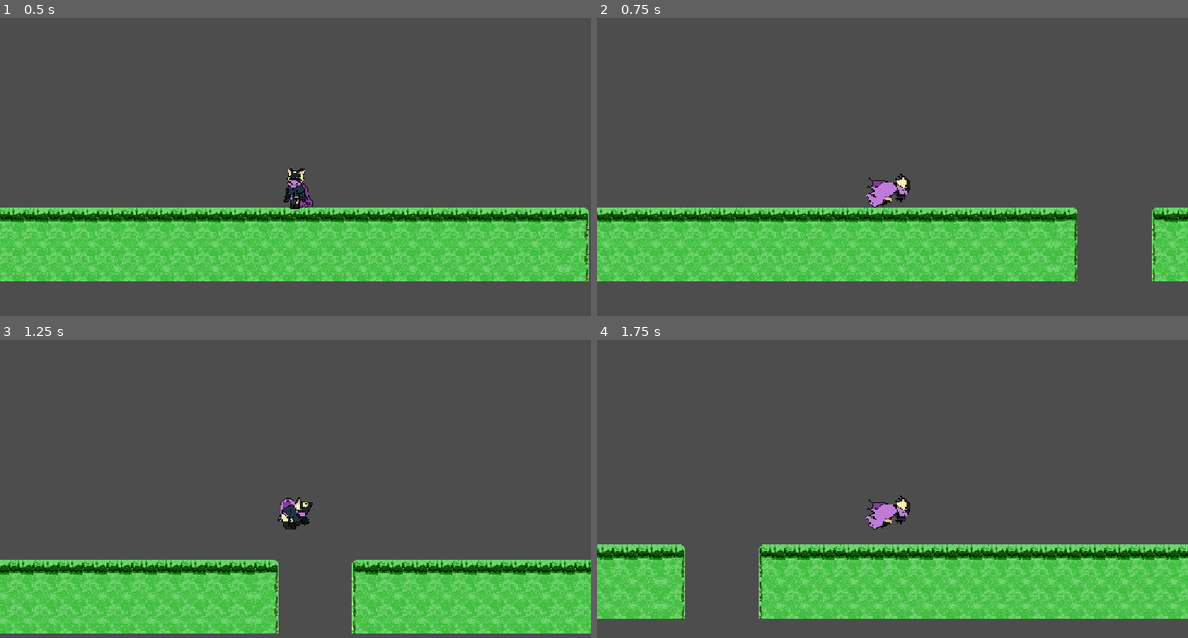
Above: before the commit, frames 1-4 (two rows, left to right).
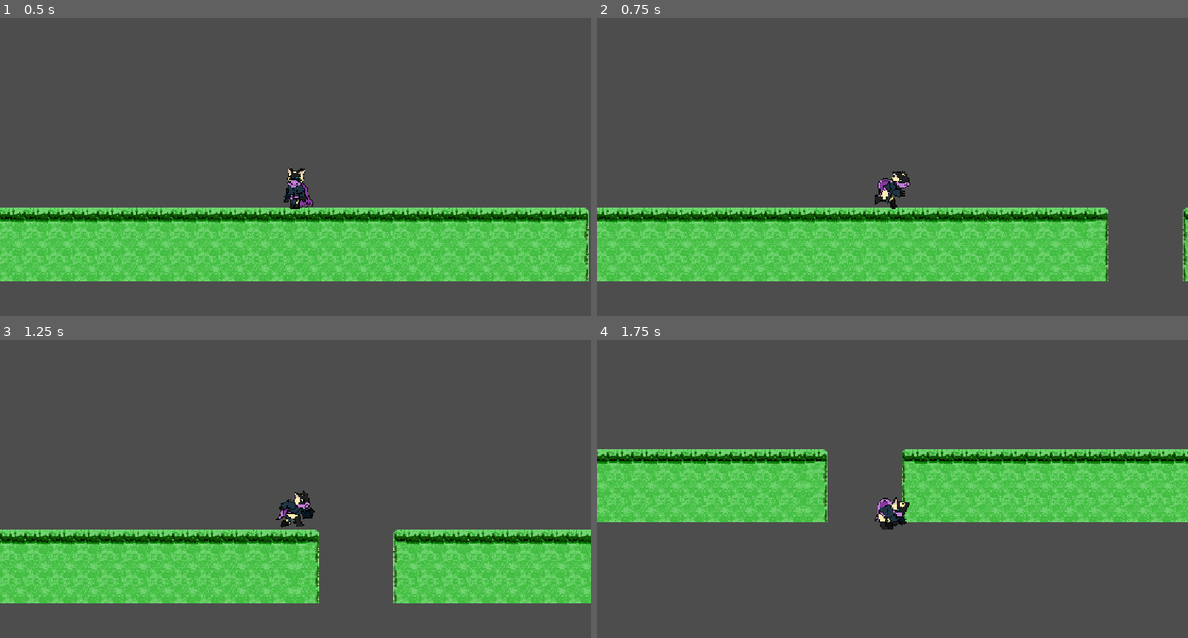
Above: after the commit, the same moments.

Repository: Se-fue/theiki-katara
Game: Godot game, scene res://prueba.tscn
The game is run twice, just before and just after one commit, with the same random seed, the same clock (stepped at 60 frames per second) and the same inputs. This scene is started directly instead of the project's main scene.
Inputs:
- Up to frame 1 (0.5 s): no input
- Up to frame 2 (0.75 s): hold D (Right) from 0.53 s (still down); hold Shift (Sprint) from 0.53 s (still down)
- Up to frame 3 (1.25 s): keep holding D (Right); keep holding Shift (Sprint); tap W (Jump) at 0.77, 0.8, 1.07 s
- Up to frame 4 (1.75 s): keep holding D (Right); release Shift (Sprint) at 1.28 s; tap W (Jump) at 1.35, 1.52 s; tap Shift (Sprint) at 1.55 s

Frame 1 is identical in both runs. In frame 2, 11% of the frame differs, in the area x 0-100%, y 51-89%; in frame 3, 26%; in frame 4, 44%, in the area x 0-100%, y 36-94%.

Commit message:
DASH TERMINADOOOOO

Diff:
--- a/Characters/J1/player.tscn
+++ b/Characters/J1/player.tscn
@@ -294,7 +294,7 @@
 }],
 "loop": true,
 "name": &"Run",
-"speed": 5.0
+"speed": 16.0
 }, {
 "frames": [{
 "duration": 1.0,
@@ -323,7 +323,7 @@
 }],
 "loop": true,
 "name": &"Walk",
-"speed": 5.0
+"speed": 9.0
 }]
 
 [node name="Player" type="CharacterBody2D" unique_id=1912176587]
@@ -337,7 +337,7 @@
 [node name="AnimatedSprite2D" type="AnimatedSprite2D" parent="." unique_id=83834864]
 texture_filter = 1
 sprite_frames = SubResource("SpriteFrames_gxio1")
-animation = &"Jump"
+animation = &"Walk"
 
 [node name="Camera2D" type="Camera2D" parent="." unique_id=367666204]
 zoom = Vector2(1.5, 1.5)
--- a/Characters/J1/players.gd
+++ b/Characters/J1/players.gd
@@ -11,7 +11,7 @@
 #FUERZA DEL DASH
 @onready var Dash_speed : float = 700
 #COOLDOWN DEL DASH
-@onready var Dash_CD : float = 0.125
+@onready var Dash_CD : float = 1700
 #GRAVEDAD
 @onready var Gravity : float = 0.02
 #DURACION DEL DASH
@@ -25,6 +25,8 @@
 var is_dashing : bool = false
 # Bandera para saber si el dash está en cooldown
 var can_dash : bool = true
+#VARIABLE QUE DETECTA CUANDO FUE EL ULTIMO MOMENTO QUE SE USO EL DASH
+var last_dash = Time.get_ticks_msec()
 
 # ESTADOS DEL PERSONAJE
 enum mov_states {
@@ -132,6 +134,12 @@
 	#SIN ESTO, SI EL NODO Timer NO TIENE "One Shot" ACTIVADO EN EL INSPECTOR, SE REPITE SOLO EN BUCLE
 	#Y dashing() NUNCA VUELVE A DAR "false", ASÍ QUE EL DASH NO SE DESACTIVA NUNCA
 	$Timer.one_shot = true
+	#VARIABLE QUE DETECTA CUANDO FUE EL ULTIMO MOMENTO QUE SE USO EL DASH
+	var L_dash = Time.get_ticks_msec()
+	#CONDICIONAL QUE DETECTA CUANDO EL COOLDOWN ES MAYOR QUE EL ULTIMO MOMENTO QUE SE PRESIONO EL DASH
+	if (L_dash - last_dash) < Dash_CD:
+		return
+	last_dash = L_dash
 	#SE AGREGÓ ESTA LÍNEA: BLOQUEA NUEVOS DASHES HASTA QUE TERMINE EL COOLDOWN
 	can_dash = false
 	$Timer.wait_time = dash_time
